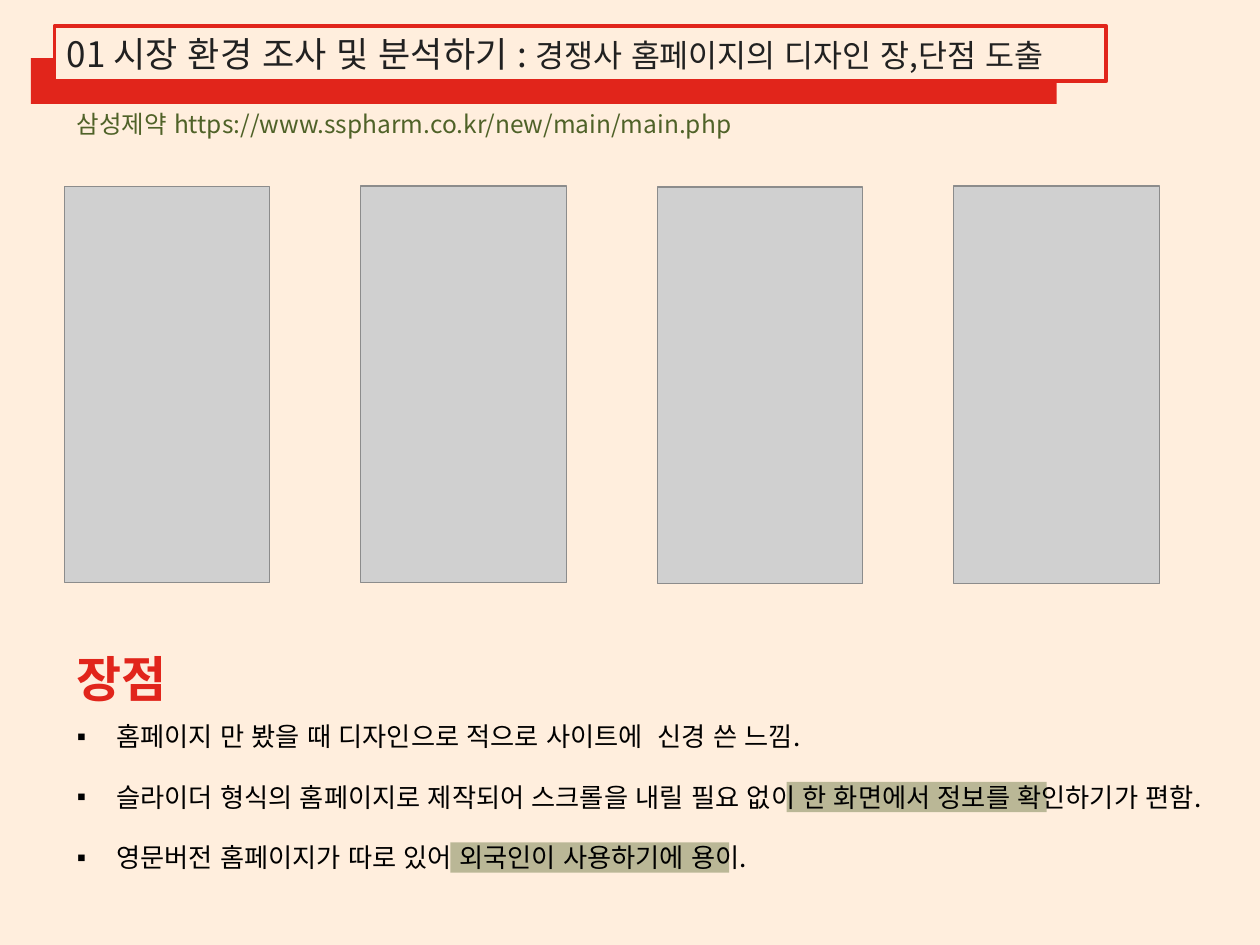
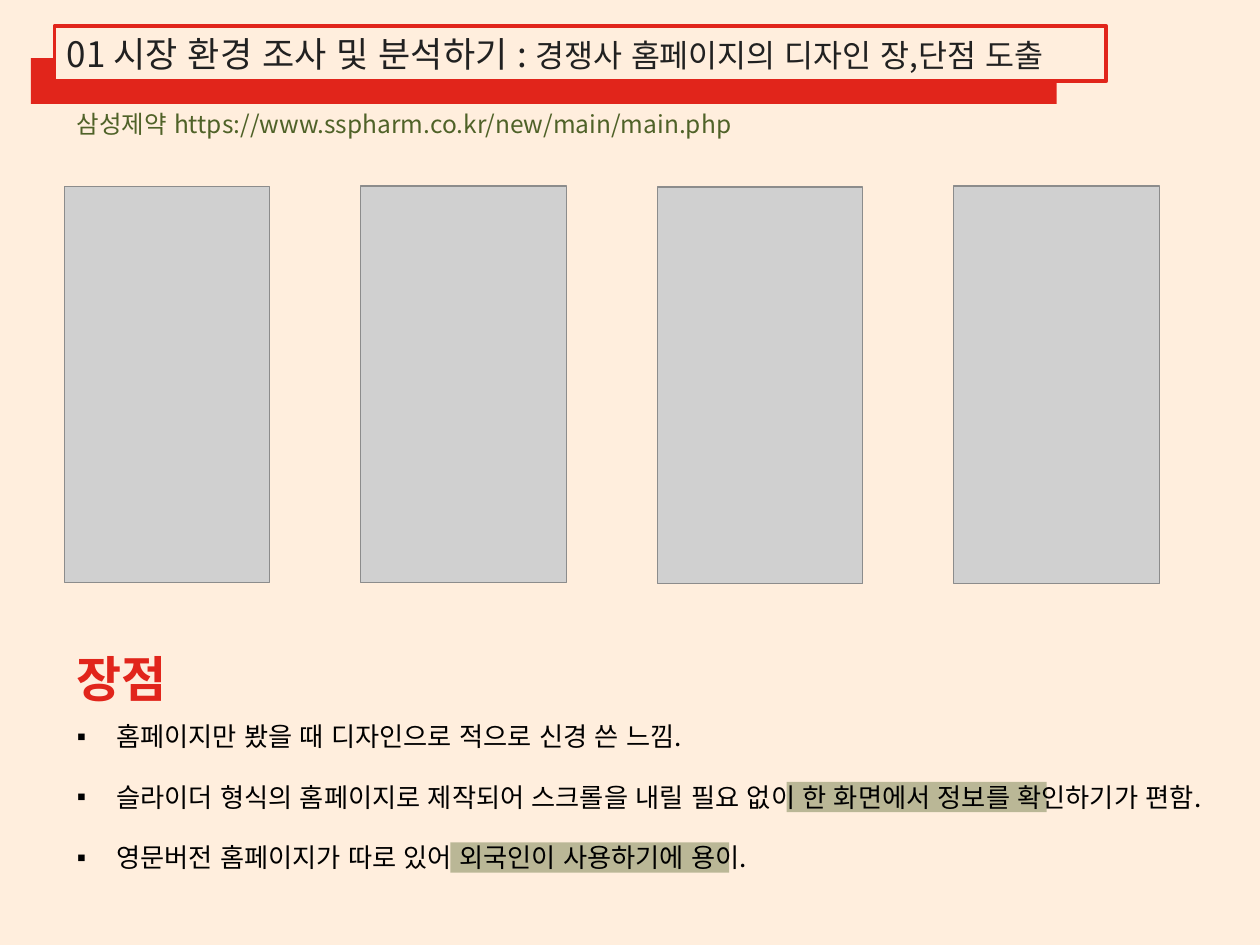
Before and after one commit to LEEGYUNGRIM/report01, a slide deck: slide 3 of 디자인설계 및 조사분석.pptx. Drawn at 1260x945 pixels with LibreOffice and Linux fonts; fonts in the diff are those of the drawing; grey boxes stand for pictures. Boxes give left, top, right and bottom in pixels: in the first picture for what was removed or moved away, otherwise in the second. Text is boxed around its words. In the diff, an @@ line names an element or a change of style, - is before the commit and + after.

```diff
--- a/디자인설계 및 조사분석.pptx
+++ b/디자인설계 및 조사분석.pptx
@@ text at bbox=[116, 724, 682, 748]: text changed @@
-▪ 홈페이지 만 봤을 때 디자인으로 적으로 사이트에 신경 쓴 느낌.
+▪ 홈페이지만 봤을 때 디자인으로 적으로 신경 쓴 느낌.
```
